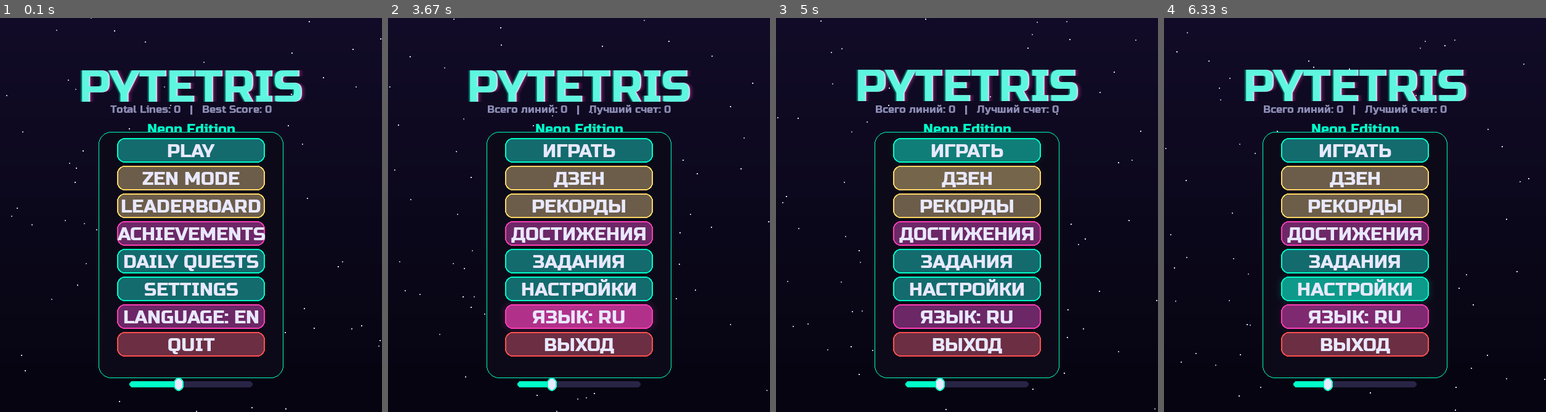
Above: before the commit, frames 1-4 (left to right).
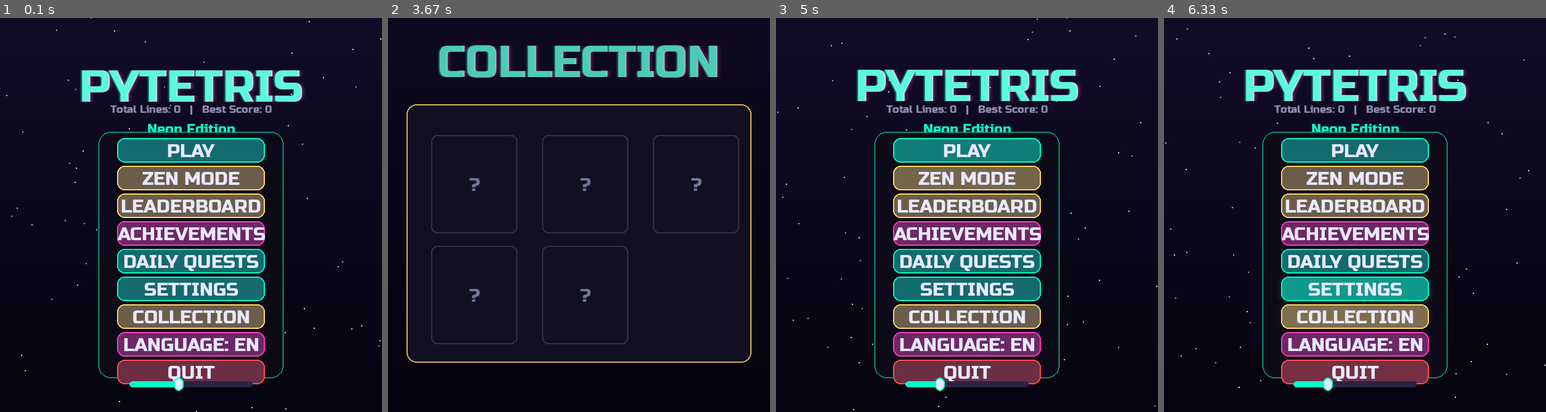
Above: after the commit, the same moments.

Repository: Folombas/PyGame2026
Game: pygame game, started from PyTetris/main.py
The game is run twice, just before and just after one commit, with the same random seed, the same clock (stepped at 60 frames per second) and the same inputs.
Inputs (mouse positions are in pixels of both pictures, inside the frame that each line leads up to):
- Up to frame 1 (0.1 s): no input
- Up to frame 2 (3.67 s): press the mouse at (579, 384) at 0.37 s; move the mouse to (621, 238) at 0.47 s; release the mouse at (663, 92) at 0.6 s; press the mouse at (579, 151) at 0.7 s; move the mouse to (514, 112) at 0.8 s; release the mouse at (452, 77) at 0.93 s; press the mouse at (579, 384) at 1.03 s; move the mouse to (563, 305) at 1.13 s; release the mouse at (552, 230) at 1.27 s; click "ACHIEVEMENTS" at 1.38 s; tap Enter at 1.67, 3 s; press the mouse at (579, 317) at 2.03 s; move the mouse to (506, 321) at 2.13 s; release the mouse at (433, 325) at 2.27 s; press the mouse at (579, 345) at 2.37 s; move the mouse to (506, 293) at 2.47 s; release the mouse at (437, 246) at 2.6 s; click (540, 250) at 2.72 s; click (506, 313) at 3.38 s
- Up to frame 3 (5 s): tap Enter at 3.67 s; press the mouse at (967, 151) at 4.03 s; move the mouse to (986, 179) at 4.13 s; release the mouse at (1005, 211) at 4.27 s; press the mouse at (967, 289) at 4.37 s; move the mouse to (905, 246) at 4.47 s; release the mouse at (844, 207) at 4.6 s; press the mouse at (967, 179) at 4.7 s; move the mouse to (909, 159) at 4.8 s; release the mouse at (856, 140) at 4.93 s
- Up to frame 4 (6.33 s): press the mouse at (1355, 179) at 5.03 s; move the mouse to (1286, 266) at 5.13 s; release the mouse at (1217, 352) at 5.27 s; press the mouse at (1355, 289) at 5.37 s; move the mouse to (1416, 250) at 5.47 s; release the mouse at (1481, 215) at 5.6 s; press the mouse at (1355, 234) at 5.7 s; move the mouse to (1301, 203) at 5.8 s; release the mouse at (1248, 171) at 5.93 s; press the mouse at (1355, 372) at 6.03 s; move the mouse to (1377, 325) at 6.13 s; release the mouse at (1404, 278) at 6.27 s

The runs differ from the first frame. In frame 1, 6.6% of the frame differs, in the area x 30-70%, y 72-93%; in frame 2, 29%, in the area x 0-100%, y 0-100%; in frame 3, 11%; in frame 4, 11%.

Commit message:
feat(ui): add card collection screen

Diff:
--- a/PyTetris/i18n.py
+++ b/PyTetris/i18n.py
@@ -14,7 +14,7 @@
         "achd4": "Chain 5+ line clears", "achd5": "Reach level 5", "achd6": "Reach level 10",
         "achd7": "Reach 5000 points", "achd8": "Reach 20000 points", "achd9": "Survive 5 minutes in one run",
         "achd10": "Clear 50 lines total",
-        "settings": "SETTINGS", "back": "BACK", "music": "Music Vol", "sfx": "SFX Vol",
+        "settings": "SETTINGS", "collection": "COLLECTION", "back": "BACK", "music": "Music Vol", "sfx": "SFX Vol",
         "ghost": "Ghost Piece", "shake": "Screen Shake",
         "d_lines": "Clear {target} lines today", "d_score": "Score {target} points", "d_time": "Play for {target} minutes today"
     },
@@ -32,7 +32,7 @@
         "achd4": "Сделайте комбо из 5+ линий", "achd5": "Достигните 5 уровня", "achd6": "Достигните 10 уровня",
         "achd7": "Наберите 5000 очков", "achd8": "Наберите 20000 очков", "achd9": "Продержитесь 5 минут за игру",
         "achd10": "Соберите 50 линий всего",
-        "settings": "НАСТРОЙКИ", "back": "НАЗАД", "music": "Гром. музыки", "sfx": "Гром. звуков",
+        "settings": "НАСТРОЙКИ", "collection": "КОЛЛЕКЦИЯ", "back": "НАЗАД", "music": "Гром. музыки", "sfx": "Гром. звуков",
         "ghost": "Призрак фигуры", "shake": "Тряска экрана",
         "d_lines": "Соберите {target} линий сегодня", "d_score": "Наберите {target} очков", "d_time": "Играйте {target} минут сегодня"
     }
--- a/PyTetris/main.py
+++ b/PyTetris/main.py
@@ -16,7 +16,7 @@
 clock = pygame.time.Clock()
 
 # Состояния
-MENU, PLAY, PAUSE, OVER, SCORES, ACHS, DAILY, SETTINGS = range(8)
+MENU, PLAY, PAUSE, OVER, SCORES, ACHS, DAILY, SETTINGS, COLLECTION = range(9)
 state = MENU
 transition_alpha = 0
 fade_speed = 15
@@ -75,8 +75,9 @@
         ui.Button(locale.t("ach"),   S.WIDTH // 2, 350, 240, 40, lambda: set_state(ACHS), accent=S.ACCENT2),
         ui.Button(locale.t("daily"), S.WIDTH // 2, 395, 240, 40, lambda: set_state(DAILY), accent=S.ACCENT),
         ui.Button(locale.t("settings"),S.WIDTH // 2, 440, 240, 40, lambda: set_state(SETTINGS), accent=S.ACCENT),
-        ui.Button(locale.t("lang"),  S.WIDTH // 2, 485, 240, 40, toggle_lang, accent=S.ACCENT2),
-        ui.Button(locale.t("quit"),  S.WIDTH // 2, 530, 240, 40, quit_game, accent=S.DANGER),
+        ui.Button(locale.t("collection"), S.WIDTH // 2, 485, 240, 40, lambda: set_state(COLLECTION), accent=S.GOLD),
+        ui.Button(locale.t("lang"),  S.WIDTH // 2, 530, 240, 40, toggle_lang, accent=S.ACCENT2),
+        ui.Button(locale.t("quit"),  S.WIDTH // 2, 575, 240, 40, quit_game, accent=S.DANGER),
     ]
     if volume_slider is None:
         volume_slider = ui.Slider(S.WIDTH // 2 - 100, 590, 200, 10, 0.4)
@@ -204,7 +205,7 @@
             if sfx_slider: sfx_slider.handle_event(e)
             if ghost_toggle: ghost_toggle.handle_event(e)
             if shake_toggle: shake_toggle.handle_event(e)
-        elif state in (SCORES, ACHS, DAILY):
+        elif state in (SCORES, ACHS, DAILY, COLLECTION):
             if e.type == pygame.KEYDOWN and e.key in (pygame.K_ESCAPE, pygame.K_RETURN):
                 set_state(MENU)
 
@@ -334,6 +335,8 @@
         for obj in (sfx_slider, ghost_toggle, shake_toggle):
             if obj and hasattr(obj, 'update'): obj.update(dt)
         ui.draw_settings(screen, volume_slider, sfx_slider, ghost_toggle, shake_toggle, settings_back)
+    elif state == COLLECTION:
+        ui.draw_collection(screen, meta)
     elif state == SCORES:
         ui.draw_leaderboard(screen, load_scores(), meta.get('best_score', 0))
     elif state == ACHS:
--- a/PyTetris/ui.py
+++ b/PyTetris/ui.py
@@ -425,6 +425,30 @@
             True, GOLD if done else MUTED)
         surf.blit(stat, (rect.right - 40 - stat.get_width(), y + 2))
 
+
+
+def draw_collection(surf, meta):
+    vertical_gradient(surf, (18, 12, 40), (6, 4, 16))
+    draw_title(surf, locale.t("collection"), 70, pygame.time.get_ticks())
+    rect = pygame.Rect(WIDTH // 2 - 280, 140, 560, 420)
+    panel(surf, rect, accent=GOLD)
+    level = meta.get('player_level', 1)
+    unlocked_count = min(5, level - 1)  # Например, 5 карточек
+    for i in range(5):
+        x = rect.x + 40 + (i % 3) * 180
+        y = rect.y + 50 + (i // 3) * 180
+        card_rect = pygame.Rect(x, y, 140, 160)
+        if i < unlocked_count:
+            # Рисуем карточку (упрощённо)
+            pygame.draw.rect(surf, (30, 30, 60), card_rect, border_radius=10)
+            pygame.draw.rect(surf, GOLD, card_rect, 2, border_radius=10)
+            txt = F_SMALL.render(f"Card {i+1}", True, TEXT)
+            surf.blit(txt, txt.get_rect(center=(card_rect.centerx, card_rect.centery)))
+        else:
+            pygame.draw.rect(surf, (20, 20, 40), card_rect, border_radius=10)
+            pygame.draw.rect(surf, (60, 60, 80), card_rect, 2, border_radius=10)
+            lock = F_H2.render("?", True, MUTED)
+            surf.blit(lock, lock.get_rect(center=card_rect.center))
 
 def draw_settings(surf, music_slider, sfx_slider, ghost_toggle, shake_toggle, back_btn):
     vertical_gradient(surf, (18, 12, 40), (6, 4, 16))
